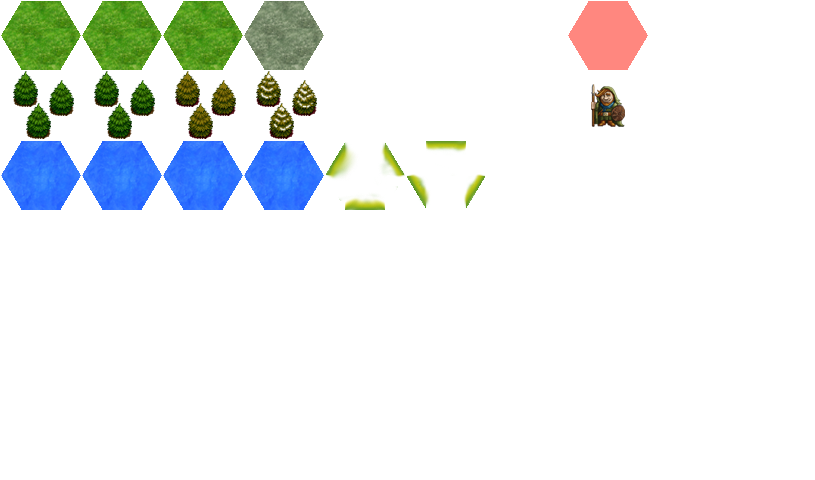
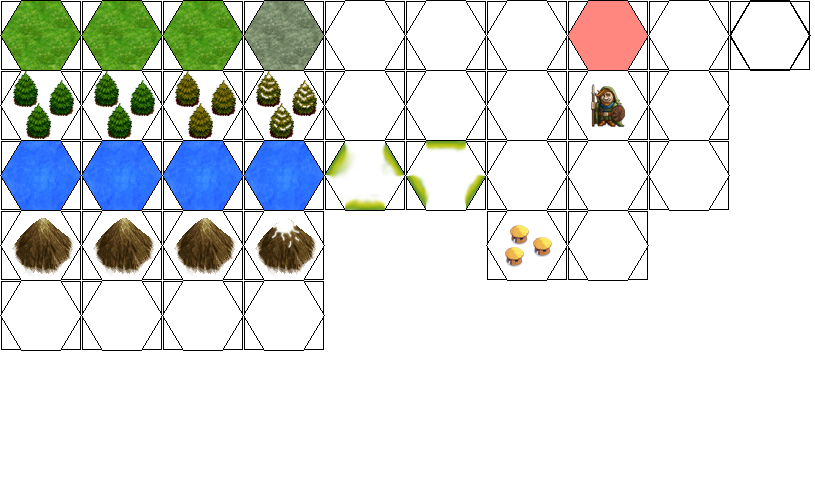
Revision of a layered w=815, h=480 image; what changed, layer by layer:
added layer "Hex Grid" above "SingleHex" over [0, 0, 811, 351]
added layer "Village" (1st of 2) above "Display Hex" over [505, 225, 552, 267]
added layer "Display Hex" above "Dwarf Spear" over [729, 0, 811, 71]
painted on "Winter" over [42, 218, 301, 252]
added layer "Layer 6" above "Layer 5" over [255, 218, 317, 276]
added layer "Layer 5" above "Layer 4" over [174, 218, 236, 276]
added layer "Layer 4" above "Mountains" over [93, 218, 155, 276]
added layer "Mountains" above "Overlays" over [12, 218, 74, 276]
